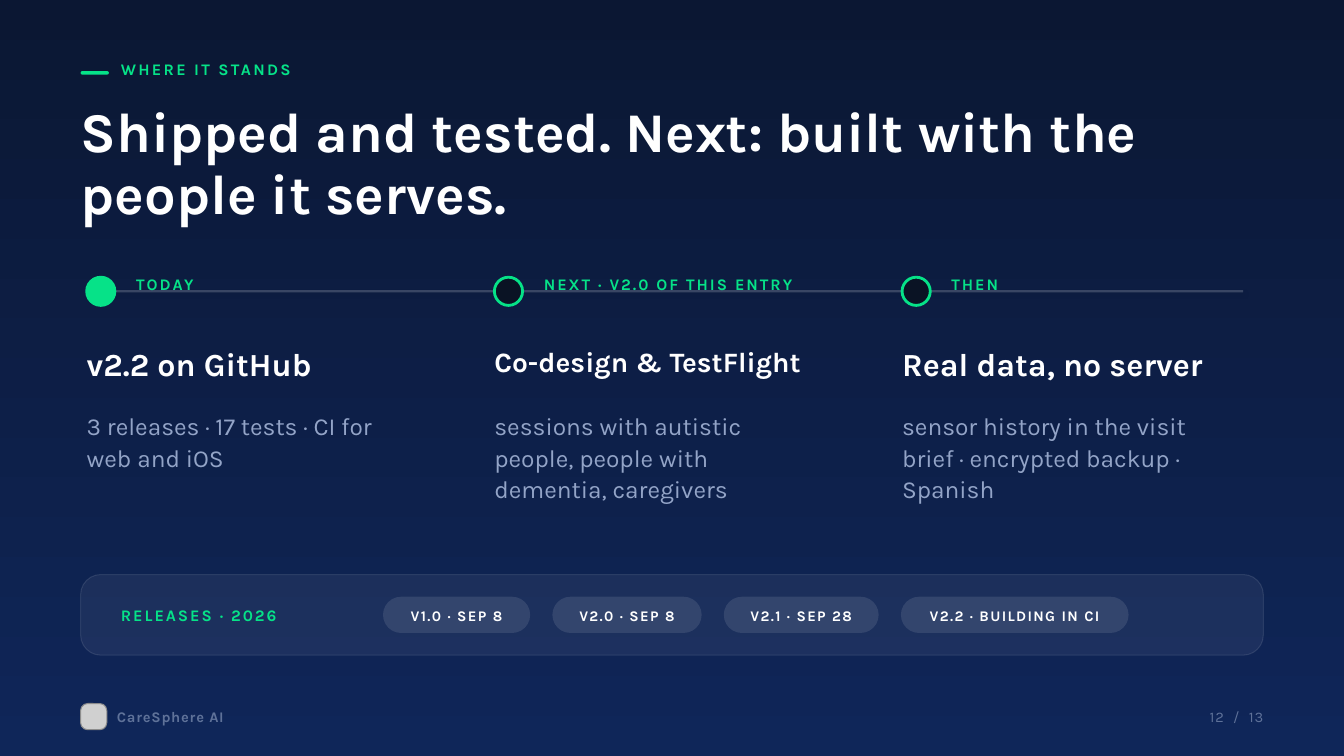
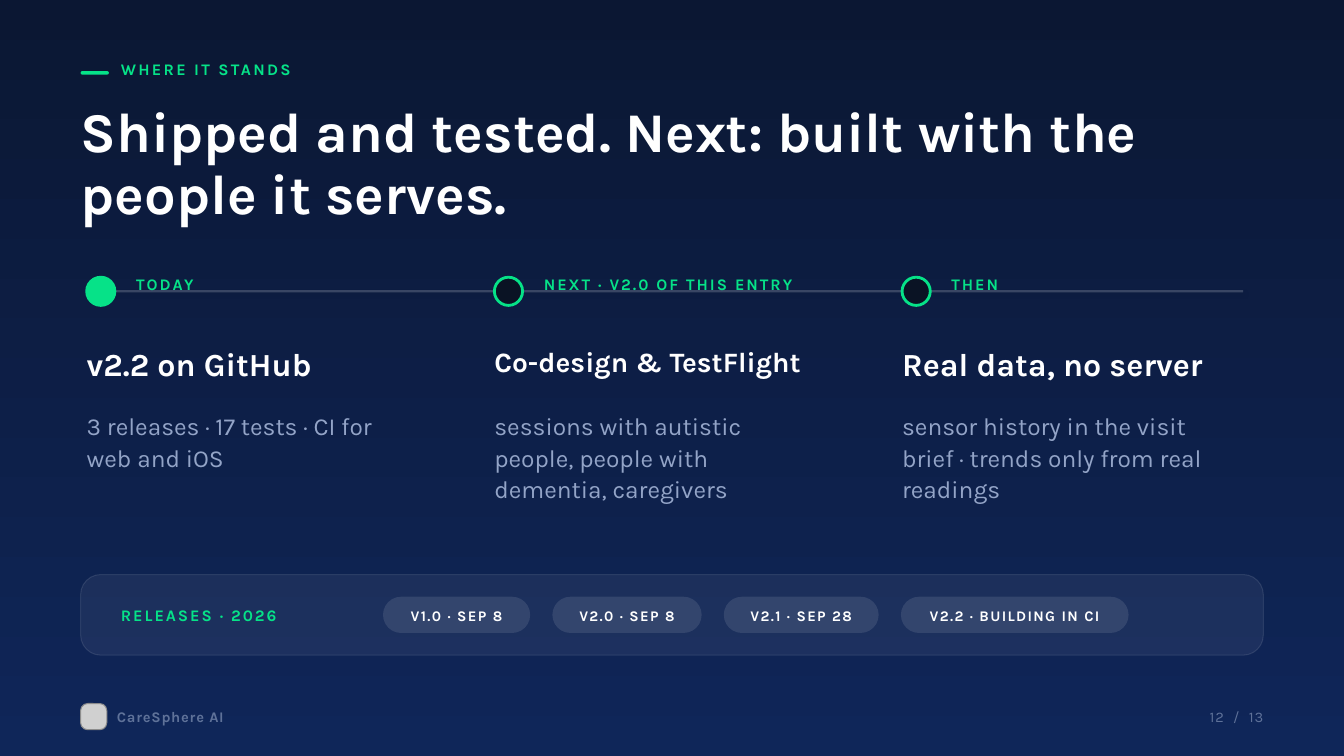
Before and after one commit to engineer2025-sudo/Care, a slide deck: slide 12 of pitch/CareSphere_Congressional_App_Challenge_Deck.pptx. Drawn at 1344x756 pixels with LibreOffice and Linux fonts; fonts in the diff are those of the drawing; grey boxes stand for pictures. Boxes give left, top, right and bottom in pixels: in the first picture for what was removed or moved away, otherwise in the second. Text is boxed around its words. In the diff, an @@ line names an element or a change of style, - is before the commit and + after.

```diff
--- a/pitch/CareSphere_Congressional_App_Challenge_Deck.pptx
+++ b/pitch/CareSphere_Congressional_App_Challenge_Deck.pptx
@@ text at (902, 418, 1202, 504): text changed @@
-sensor history in the visit brief · encrypted backup · Spanish
+sensor history in the visit brief · trends only from real readings
```
Also in this commit, not shown: 3 other slides changed, 19 other files.
